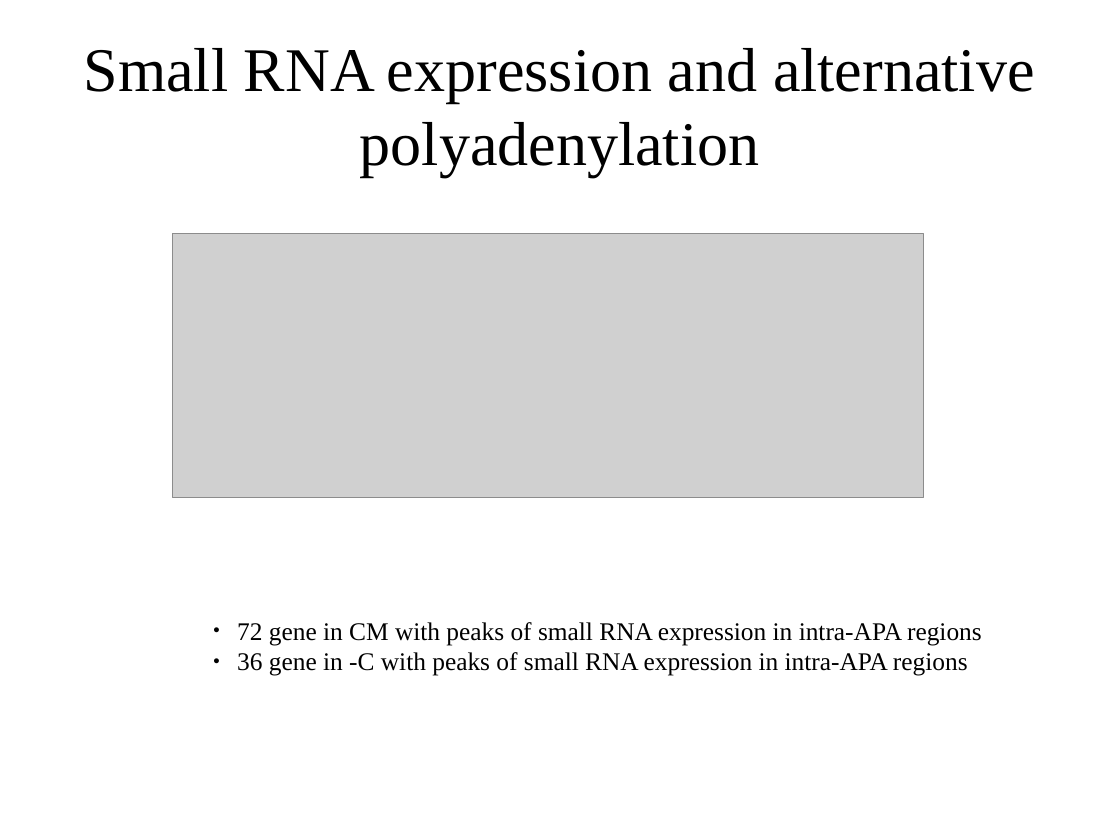
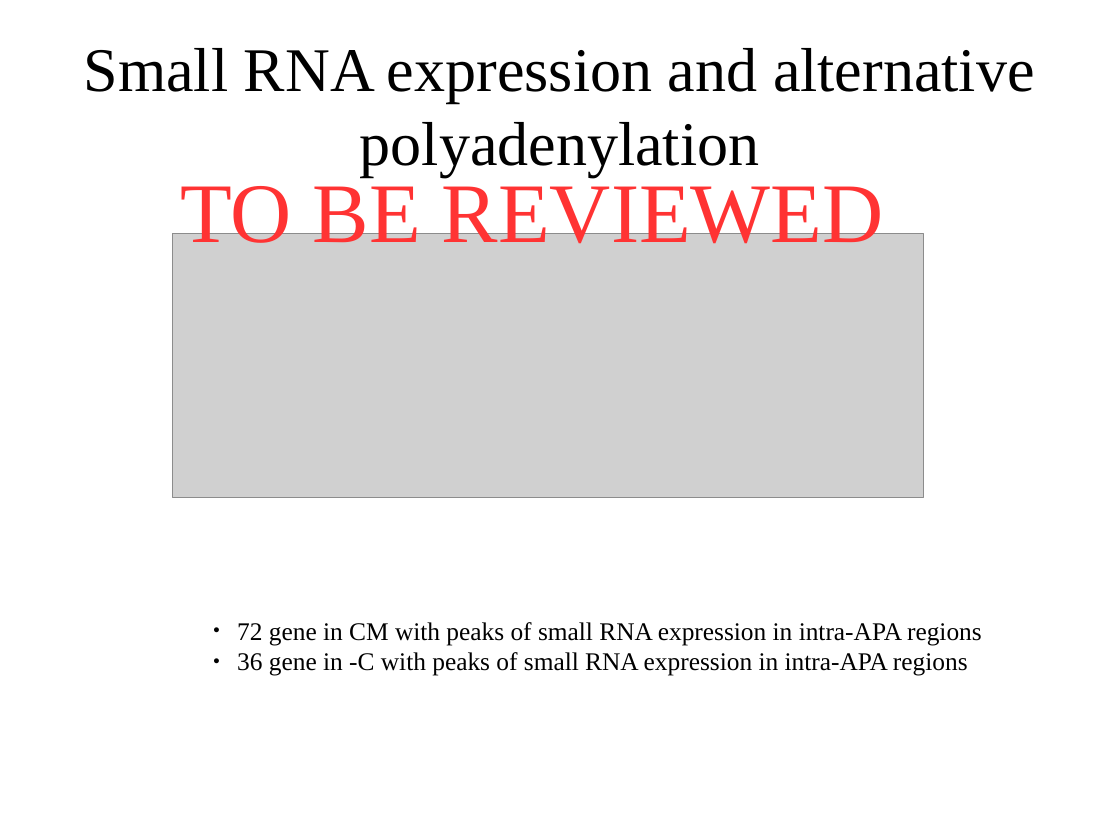
Before and after one commit to wilkinsonlab/m-oryzae-polya, a slide deck: slide 21 of doc/oryzae_presentation.odp. Drawn at 1120x840 pixels with LibreOffice and Linux fonts; fonts in the diff are those of the drawing; grey boxes stand for pictures. Boxes give left, top, right and bottom in pixels: in the first picture for what was removed or moved away, otherwise in the second. Text is boxed around its words. In the diff, an @@ line names an element or a change of style, - is before the commit and + after.

```diff
--- a/doc/oryzae_presentation.odp
+++ b/doc/oryzae_presentation.odp
@@ text added at bbox=[180, 176, 884, 258], 60 pt, text #FF3333 @@
+TO BE REVIEWED
```
Also in this commit, not shown: 13 other slides changed, 1 other file.
